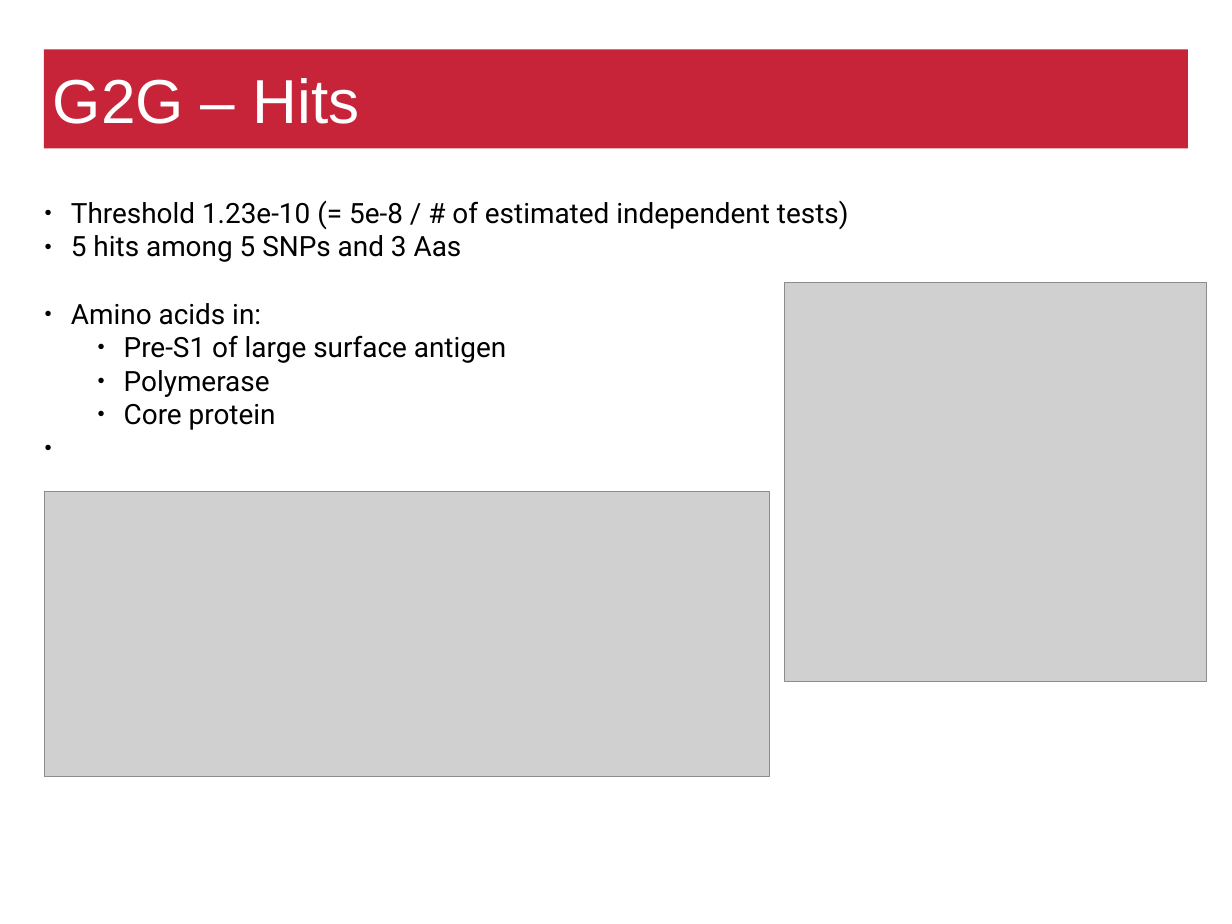
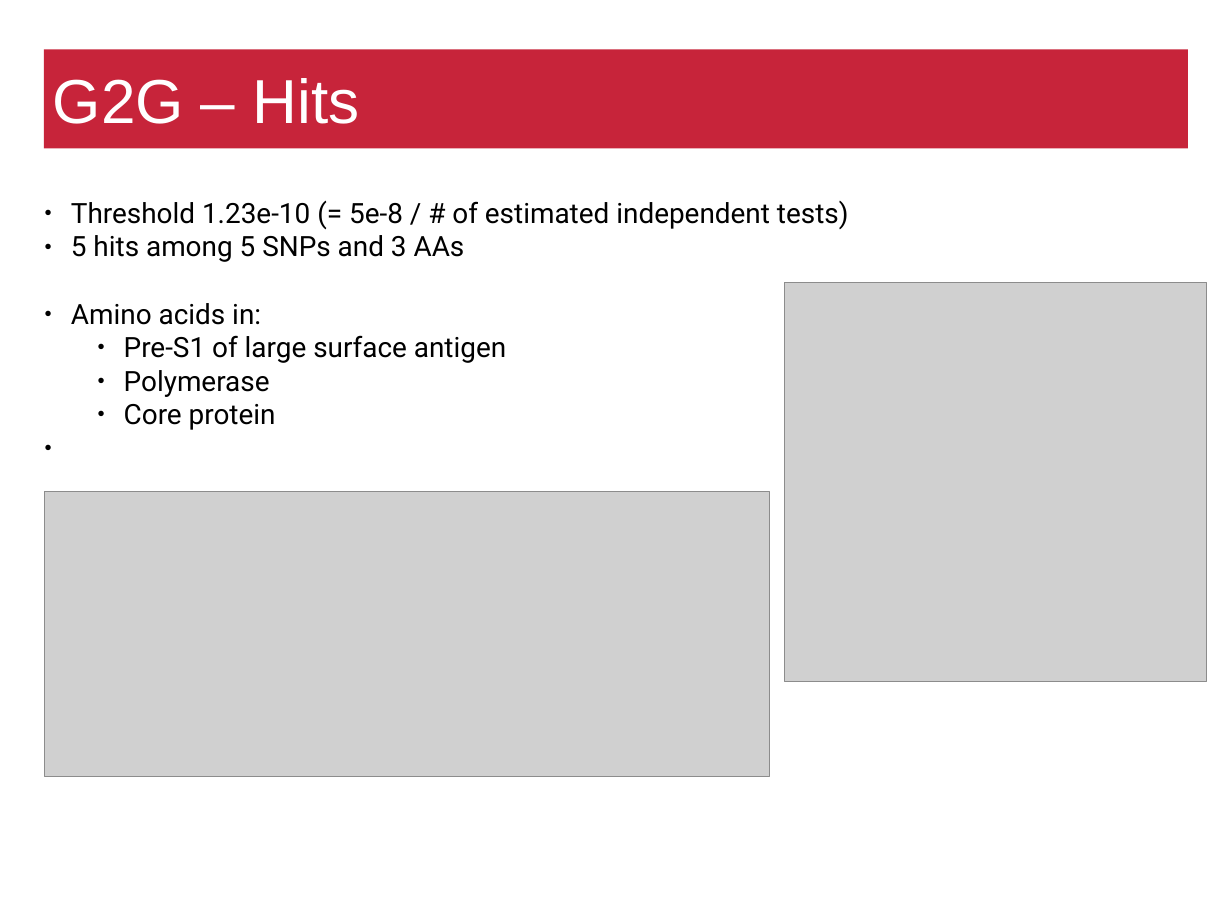
Before and after one commit to matthiaszeller/HBV, a slide deck: slide 23 of Presentation.odp (slide 22 before the commit). Drawn at 1232x924 pixels with LibreOffice and Linux fonts; fonts in the diff are those of the drawing; grey boxes stand for pictures; background and template pictures are left out. Boxes give left, top, right and bottom in pixels: in the first picture for what was removed or moved away, otherwise in the second. Text is boxed around its words. In the diff, an @@ line names an element or a change of style, - is before the commit and + after.

```diff
--- a/Presentation.odp
+++ b/Presentation.odp
@@ text at box(71, 235, 465, 262): text changed @@
-● 5 hits among 5 SNPs and 3 Aas
+● 5 hits among 5 SNPs and 3 AAs
```
Also in this commit, not shown: 22 other slides changed, 3 slides added, 2 slides removed, 8 other files.
